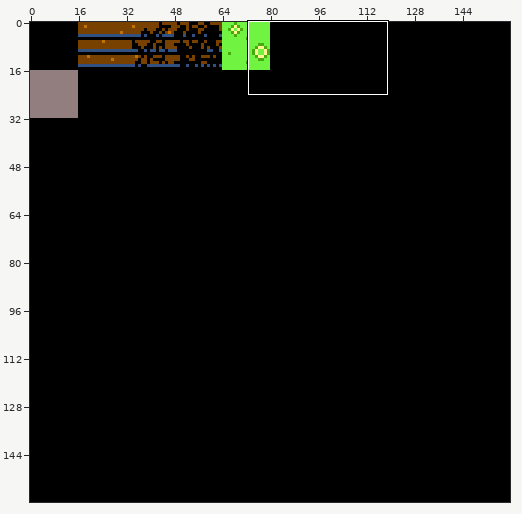
Sprite sheet -- src/commonMain/resources/maps/acid_tiles.png. The first picture is a wide view before the edit; the outline marks the close-up.
Close-up. Before the edit:
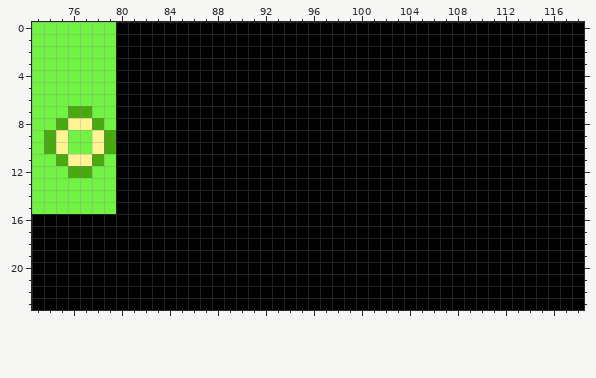
The file is 160x160 pixels. Shown: x 73..118, y 0..23.
After:
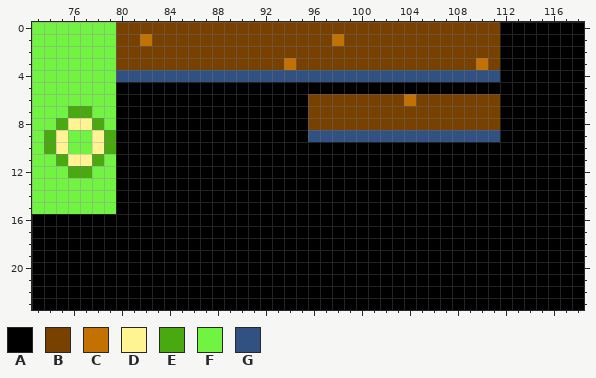
Palette (. is transparent): A #000000  B #794100  C #c37100  D #fff392  E #49aa10  F #71f341  G #305182
From old to new:
Changed rows in their new state; - is an unchanged pixel.
first column x 80:
 0 BBBBBBBBBBBBBBBBBBBBBBBBBBBBBBBB
 1 BBCBBBBBBBBBBBBBBBCBBBBBBBBBBBBB
 2 BBBBBBBBBBBBBBBBBBBBBBBBBBBBBBBB
 3 BBBBBBBBBBBBBBCBBBBBBBBBBBBBBBCB
 4 GGGGGGGGGGGGGGGGGGGGGGGGGGGGGGGG
 6 ----------------BBBBBBBBCBBBBBBB
 7 ----------------BBBBBBBBBBBBBBBB
 8 ----------------BBBBBBBBBBBBBBBB
 9 ----------------GGGGGGGGGGGGGGGG
Pixel boxes of the changes (left, top, right, bottom) in both close-ups:
changed: (116, 22, 500, 142)
